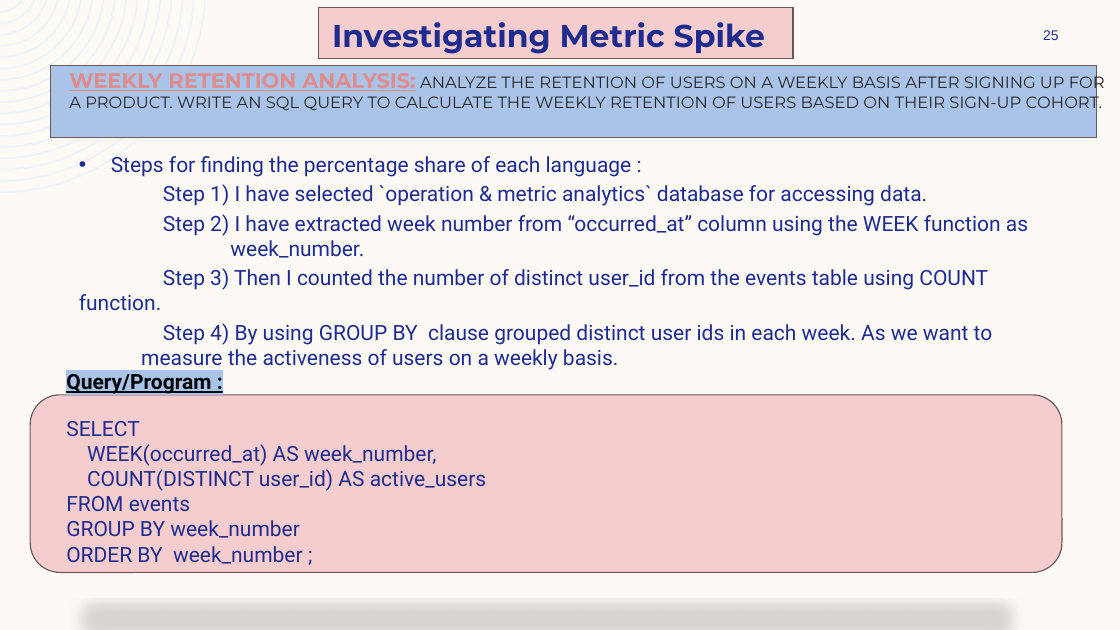
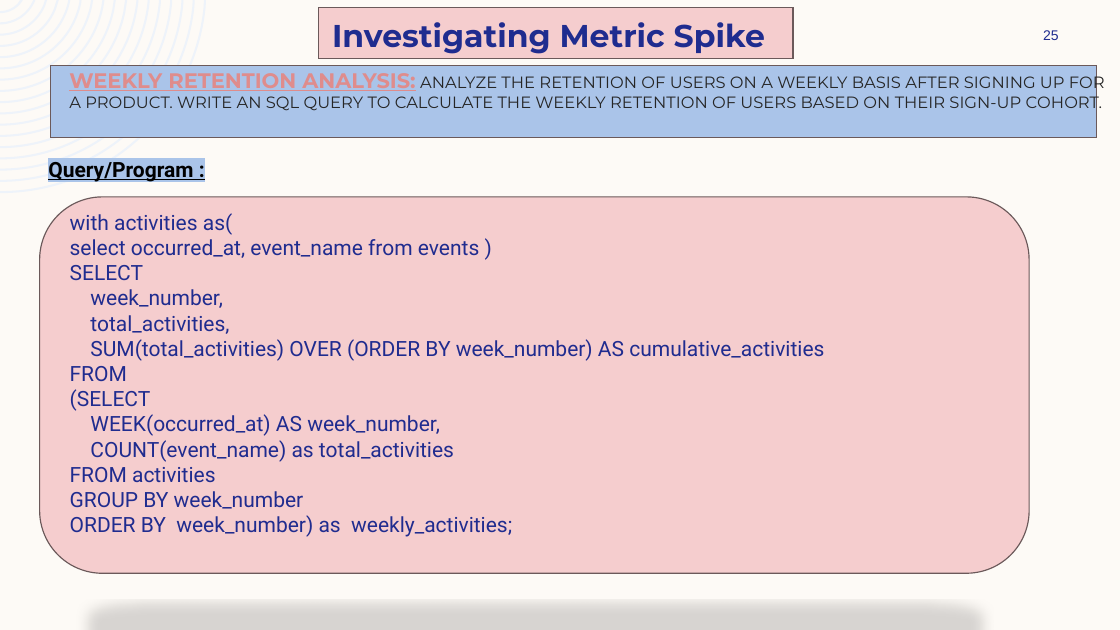
Before and after one commit to ShindeYash/Operation_and_Metric_Analytics, a slide deck: slide 25 of Report - Operation_and_Metric_Analytics.pptx. Drawn at 1120x630 pixels with LibreOffice and Linux fonts; fonts in the diff are those of the drawing. Boxes give left, top, right and bottom in pixels: in the first picture for what was removed or moved away, otherwise in the second. Text is boxed around its words. In the diff, an @@ line names an element or a change of style, - is before the commit and + after.

```diff
--- a/Report - Operation_and_Metric_Analytics.pptx
+++ b/Report - Operation_and_Metric_Analytics.pptx
@@ text "Query/Program :" rewrapped from bbox=[66, 374, 211, 396] to bbox=[48, 157, 193, 183] @@
@@ text removed at bbox=[79, 156, 1028, 372] @@
-• Steps for finding the percentage share of each language :
-Step 1) I have selected `operation & metric analytics` database for accessing data.
-Step 2) I have extracted week number from “occurred_at” column using the WEEK function as week_number.
-Step 3) Then I counted the number of distinct user_id from the events table using COUNT function.
-Step 4) By using GROUP BY clause grouped distinct user ids in each week. As we want to measure the activeness of users on a weekly basis.
@@ rounded rectangle: place and size @@
-rounded rectangle at bbox=[30, 395, 1062, 572]
+rounded rectangle at bbox=[39, 197, 1029, 573]
@@ text "with activities as(": place and size @@
-text "with activities as(" at bbox=[66, 421, 486, 564]
+text "with activities as(" at bbox=[70, 213, 824, 537]
@@ text "with activities as(" at bbox=[70, 213, 824, 537]: columns 2 to 1 @@
@@ text at bbox=[70, 213, 479, 258]: paragraphs added @@
+with activities as(
+select occurred_at, event_name from events )
@@ text at bbox=[70, 289, 824, 411]: paragraphs added @@
+week_number,
+total_activities,
+SUM(total_activities) OVER (ORDER BY week_number) AS cumulative_activities
+FROM
+(SELECT
@@ text at bbox=[70, 440, 454, 482]: text changed @@
-COUNT(DISTINCT user_id) AS active_users
-FROM events
+COUNT(event_name) as total_activities
+FROM activities
@@ text at bbox=[70, 515, 512, 537]: text changed @@
-ORDER BY week_number ;
+ORDER BY week_number) as weekly_activities;
```
Also in this commit, not shown: 1 other slide changed, 5 slides added, 4 slides removed, 5 other files.
